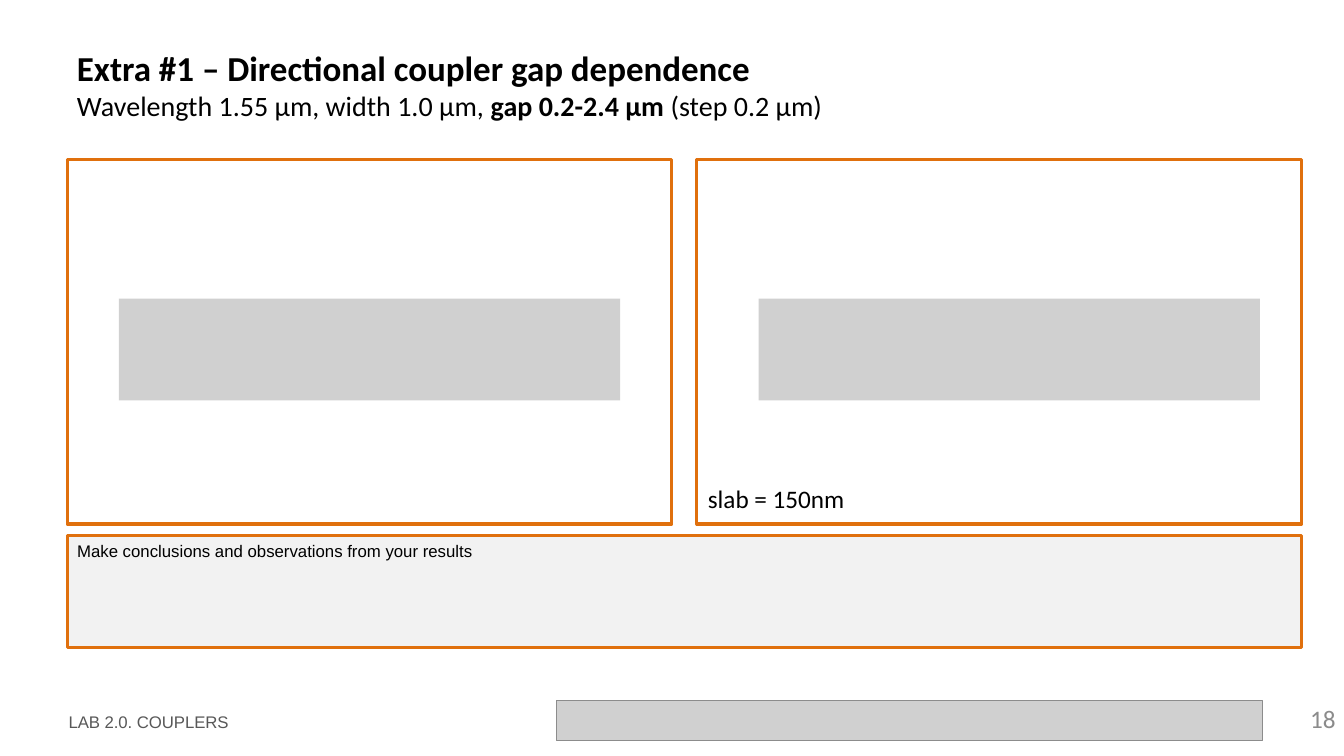
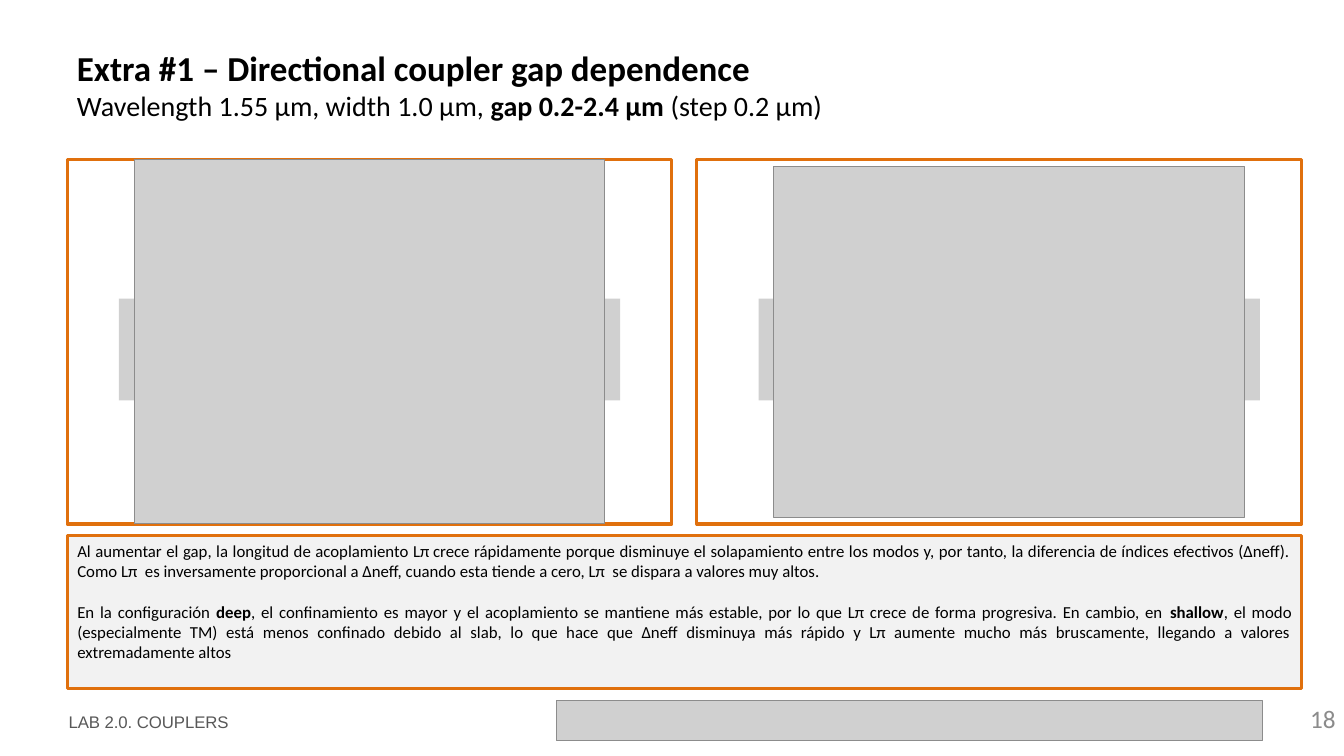
Before and after one commit to EvaristoNicolas/cifoin-lab2, a slide deck: slide 18 of LabBook_20_EvaristoNicolas.pptx. Drawn at 1344x756 pixels with LibreOffice and Linux fonts; fonts in the diff are those of the drawing; grey boxes stand for pictures; background and template pictures are left out. Boxes give left, top, right and bottom in pixels: in the first picture for what was removed or moved away, otherwise in the second. Text is boxed around its words. In the diff, an @@ line names an element or a change of style, - is before the commit and + after.

Commit message:
V.2: Extra 1 and 2 done. Corrected minor bugs. Extra 3 and 4 in progress. Updated .pptx file with new progress

```diff
--- a/LabBook_20_EvaristoNicolas.pptx
+++ b/LabBook_20_EvaristoNicolas.pptx
@@ picture added at [134,160,605,524] @@
@@ picture added at [774,166,1245,517] @@
@@ text removed at [708,490,845,509] @@
-slab = 150nm
@@ rectangle "Al aumentar el gap, la ...": place and size @@
-rectangle "Al aumentar el gap, la ..." at [68,536,1303,648]
+rectangle "Al aumentar el gap, la ..." at [68,536,1303,689]
@@ text in rectangle at [77,545,1292,658]: text changed; font Arial to Calibri @@
-Make conclusions and observations from your results
+Al aumentar el gap, la longitud de acoplamiento Lπ crece rápidamente porque disminuye el solapamiento entre los modos y, por tanto, la diferencia de índices efectivos (Δneff). Como Lπ es inversamente proporcional a Δneff, cuando esta tiende a cero, Lπ se dispara a valores muy altos.
+En la configuración deep, el confinamiento es mayor y el acoplamiento se mantiene más estable, por lo que Lπ crece de forma progresiva. En cambio, en shallow, el modo (especialmente TM) está menos confinado debido al slab, lo que hace que Δneff disminuya más rápido y Lπ aumente mucho más bruscamente, llegando a valores extremadamente altos
```
Also in this commit, not shown: 6 other slides changed, 1 other file.
